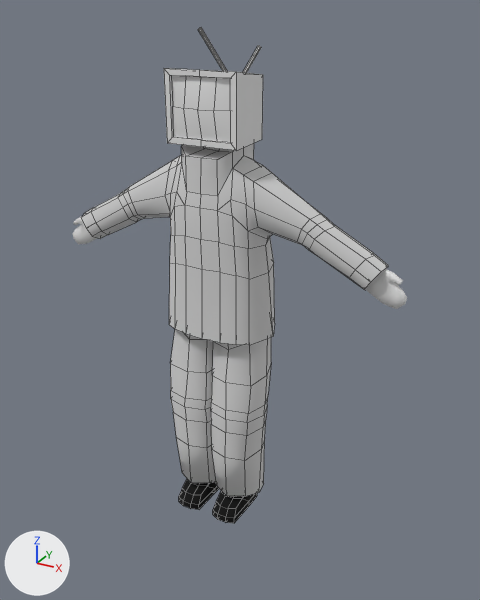
The FBX model Assets/Meshes/SM_Character_Antiope.fbx, before and after one commit.
Both versions are drawn from a camera (50 mm lens) standing at (1.37, -2.32, 2.24) and looking at (0.08, 0.04, 1.06). The axes (+X, +Y, +Z) are drawn at lower left. The lights are the same throughout. The picture after the commit comes second. Mesh edges are drawn as thin lines on the coarser meshes. Where no turn or scale is listed for an object, it has been applied to the vertices.

Objects in the first picture: 'Boot', 'Coat', 'Cube', 'Hand', 'Pants'.
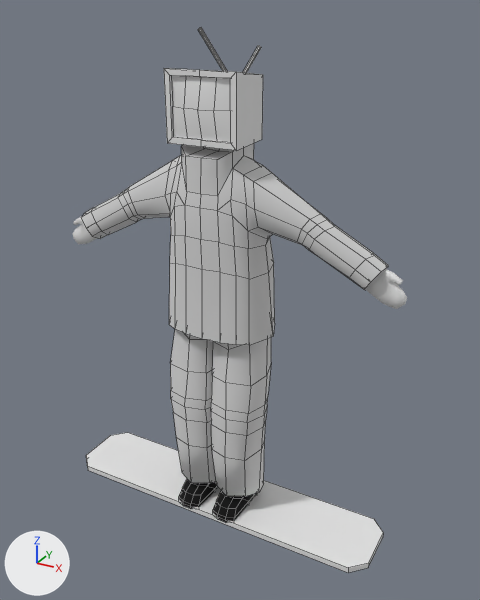
Commit message: Fix character avatar

Where the newer file only moved an object's origin or applied its transform, the numbers keep the older frame.

What changed in the scene script:
```text
Add me_cube_006:
    me_cube_006.from_pydata([(-0.73, -0.17, 0.01), (-0.8, -0.1, 0.01), (-0.8, -0.1, -0.01), (-0.73, -0.17, -0.01), (-0.8, 0.11, 0.01), (-0.73, 0.17, 0.01), (-0.73, 0.17, -0.01), (-0.8, 0.11, -0.01), (0.8, -0.1, 0.01), (0.73, -0.17, 0.01), (0.73, -0.17, -0.01), (0.8, -0.1, -0.01), (0.73, 0.17, 0.01), (0.8, 0.11, 0.01), (0.8, 0.11, -0.01), (0.73, 0.17, -0.01)], [], [(9, 0, 3, 10), (13, 8, 11, 14), (14, 11, 10, 3, 2, 7, 6, 15), (1, 4, 7, 2), (5, 12, 15, 6), (0, 1, 2, 3), (6, 7, 4, 5), (14, 15, 12, 13), (10, 11, 8, 9), (4, 1, 0, 9, 8, 13, 12, 5)])
Add ob_boardplaceholder:
    ob_boardplaceholder = bpy.data.objects.new('BoardPlaceholder', me_cube_006)
    ob_boardplaceholder.location = (0.0, 0.0, 0.0)
```

Changed parts and their boxes [x1, y1, x2, y2] in the pictures (480 x 600 px):
'BoardPlaceholder', added: after [86, 432, 383, 573]
